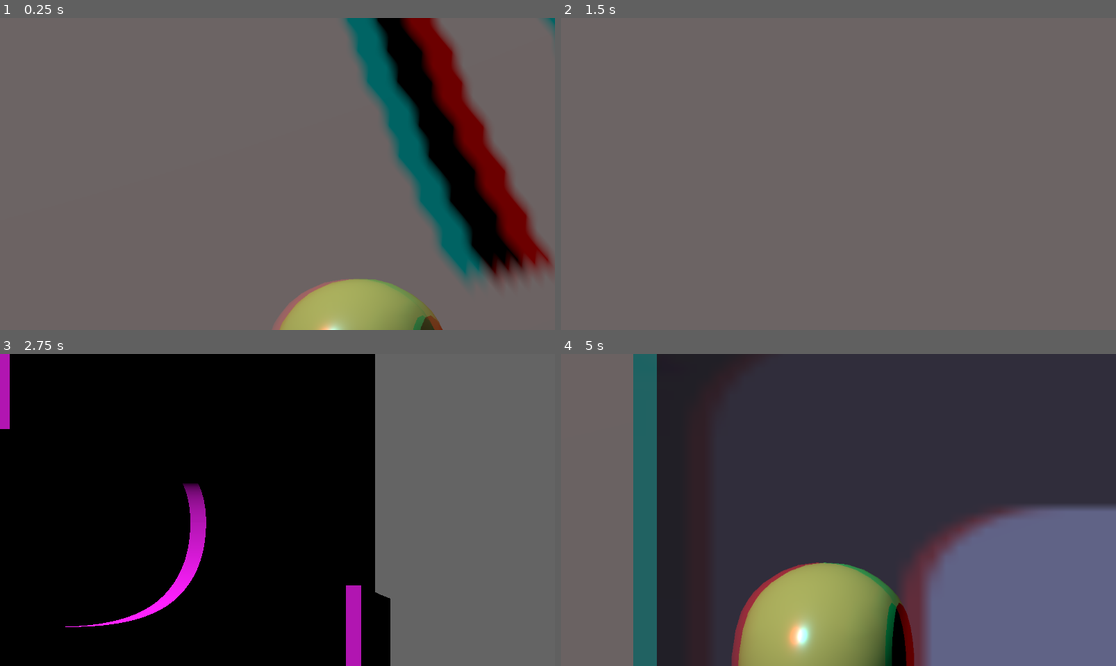
Above: before the commit, frames 1-4 (two rows, left to right).
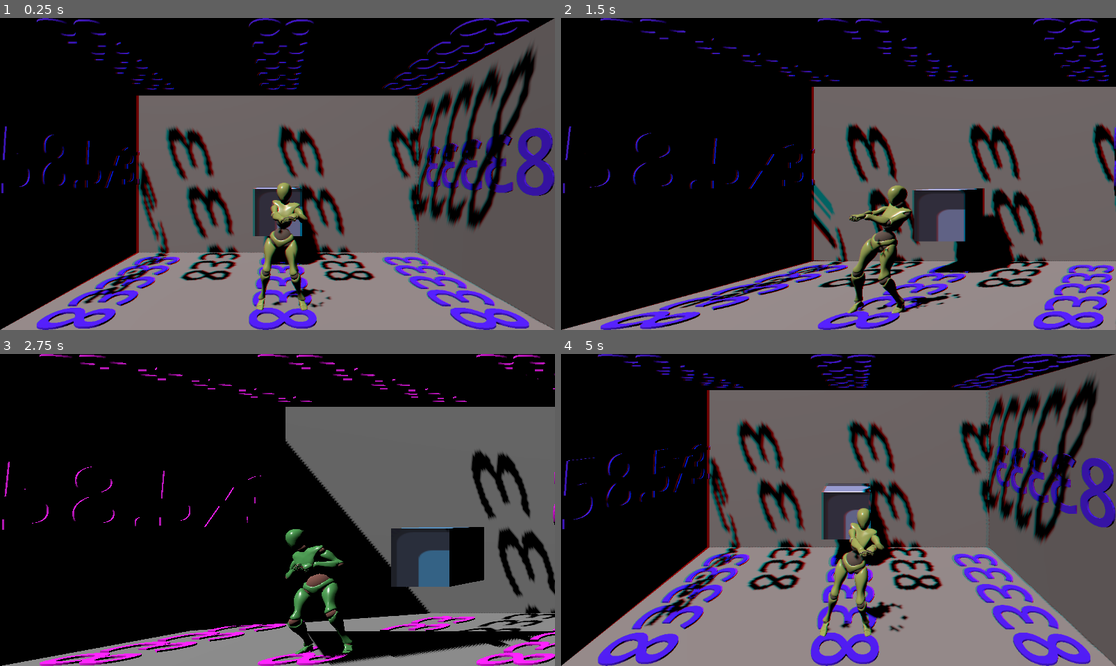
Above: after the commit, the same moments.

Repository: Jetpackjules/Godot-Digital-Window-2.5D-V3-2026
Game: Godot game, scene res://Main.tscn
Same seed, same stepped clock (60 frames per second), same inputs: the game is played once before the commit and once after it. The engine's default icon, where the game draws it, is replaced by a stand-in: a white triangle on a blue panel in a dark square.
Inputs:
- Up to frame 1 (0.25 s): no input
- Up to frame 2 (1.5 s): tap Enter (ui_accept) at 0.5, 0.77 s; hold Right (ui_right) 0.53-1.28 s; tap T at 0.6, 1.35 s; hold Down (ui_down) from 1.28 s (still down)
- Up to frame 3 (2.75 s): tap Enter (ui_accept) at 1.52 s; release Down (ui_down) at 2.03 s; hold Right (ui_right) from 2.03 s (still down); tap T at 2.1 s
- Up to frame 4 (5 s): release Right (ui_right) at 2.78 s; hold Up (ui_up) 2.78-3.53 s; tap T at 2.85, 3.6, 4.35 s; tap Enter (ui_accept) at 3.02, 3.77, 4.52 s; hold Left (ui_left) from 3.53 s (still down)

The runs differ from the first frame. In frame 1, 74% of the frame differs, in the area x 0-100%, y 0-100%; in frame 2, 78%; in frame 3, 30%; in frame 4, 98%.

Commit message:
fixed CHECKPOINT WORKING

Diff:
--- a/Perspective_Cam.gd
+++ b/Perspective_Cam.gd
@@ -1,23 +1,17 @@
 extends Camera3D
 
-@export_category("Physical Monitor Calibration")
-@export var diagonal_inches: float = 26.5
-@export var aspect_ratio_x: float = 16.0
-@export var aspect_ratio_y: float = 9.0
-@export var min_view_distance: float = 0.1
-
-@export_category("Node Links")
 @export var target_path: NodePath
 @export var window_center_path: NodePath
+@export var physical_window_height: float = 4.0
 
 var _target: Node3D
 var _window_center: Node3D
-var _physical_window_height: float = 0.0
 
 func _ready() -> void:
 	# Force the camera into frustum mode
 	projection = Camera3D.PROJECTION_FRUSTUM
 
+	# Safely grab the target (fallback to parent) and window center
 	if not target_path.is_empty():
 		_target = get_node_or_null(target_path)
 	else:
@@ -26,28 +20,24 @@
 	if not window_center_path.is_empty():
 		_window_center = get_node_or_null(window_center_path)
 
-	# --- The Auto-Scaling Math ---
-	# 1. Convert diagonal inches to meters (1 inch = 0.0254 meters)
-	var diagonal_meters = diagonal_inches * 0.0254
-
-	# 2. Use trigonometry to find the exact physical height
-	var angle = atan2(aspect_ratio_y, aspect_ratio_x)
-	_physical_window_height = sin(angle) * diagonal_meters
-
-	print("Screen calibrated! Physical height is: ", _physical_window_height, " meters")
-
 func _process(_delta: float) -> void:
 	if not _target or not _window_center:
 		return
 
+	# 1. Convert global positions to camera local space (handles all rotation automatically)
 	var t_local: Vector3 = to_local(_target.global_position)
 	var w_local: Vector3 = to_local(_window_center.global_position)
 
-	var target_z_dist: float = max(min_view_distance, abs(t_local.z - w_local.z))
+	# 2. Handle Field of View (Z-Axis distance from target eye to window plane)
+	var target_z_dist: float = max(0.001, abs(t_local.z - w_local.z))
+	size = physical_window_height * (near / target_z_dist)
 
-	# Apply our dynamically calculated real-world height
-	size = _physical_window_height * (near / target_z_dist)
+	# 3. Handle Frustum Shear / Offset (X/Y-Axis movement)
+	# Godot's forward axis is -Z, so we negate w_local.z for positive depth
+	var window_depth: float = max(0.001, -w_local.z)
 
-	var window_depth: float = max(min_view_distance, -w_local.z)
+	# The shift is the local X/Y difference between the Window Center and the Target Eye
 	var raw_shift: Vector2 = Vector2(w_local.x - t_local.x, w_local.y - t_local.y)
+
+	# Apply similar triangles math to scale the world shift down to the tiny near plane
 	frustum_offset = raw_shift * (near / window_depth)
